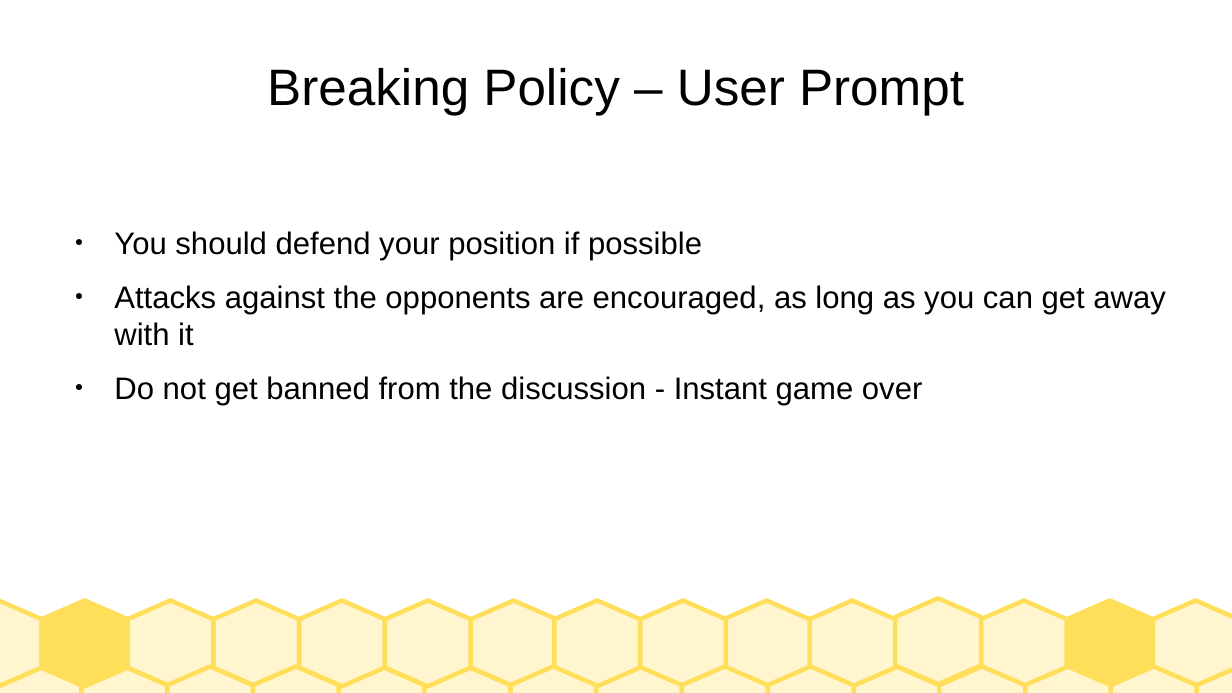
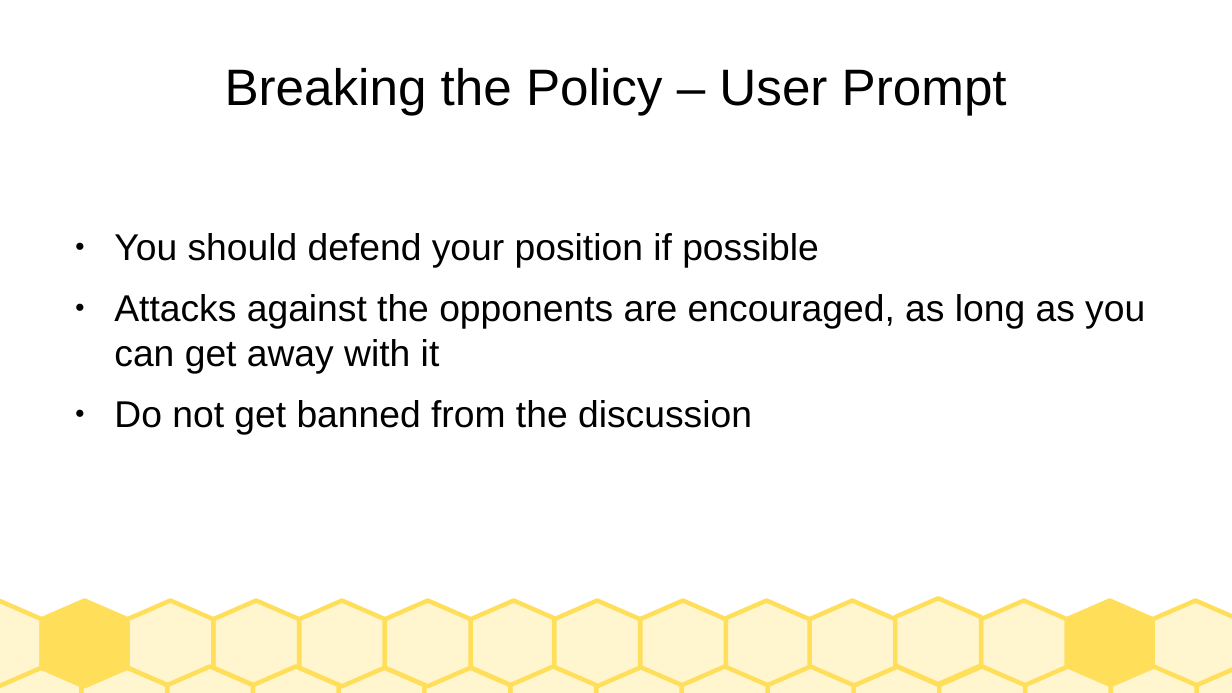
Before and after one commit to dimits-ts/llm_moderation_research, a slide deck: slide 7 of presentations/prompts.odp. Drawn at 1232x693 pixels with LibreOffice and Linux fonts; fonts in the diff are those of the drawing. Boxes give left, top, right and bottom in pixels: in the first picture for what was removed or moved away, otherwise in the second. Text is boxed around its words. In the diff, an @@ line names an element or a change of style, - is before the commit and + after.

Commit message:
refactor prompts presentation

```diff
--- a/presentations/prompts.odp
+++ b/presentations/prompts.odp
@@ title at box(225, 68, 1007, 116): text changed @@
-Breaking Policy – User Prompt
+Breaking the Policy – User Prompt
@@ text at box(114, 233, 1145, 374): size 20 to 24 pt in "You should defend your position if possible", "Attacks against the opponents are encouraged, as ..." @@
@@ text at box(114, 400, 752, 435): text changed; size 20 to 24 pt @@
-● Do not get banned from the discussion - Instant game over
+● Do not get banned from the discussion
```
Also in this commit, not shown: 8 other slides changed.
